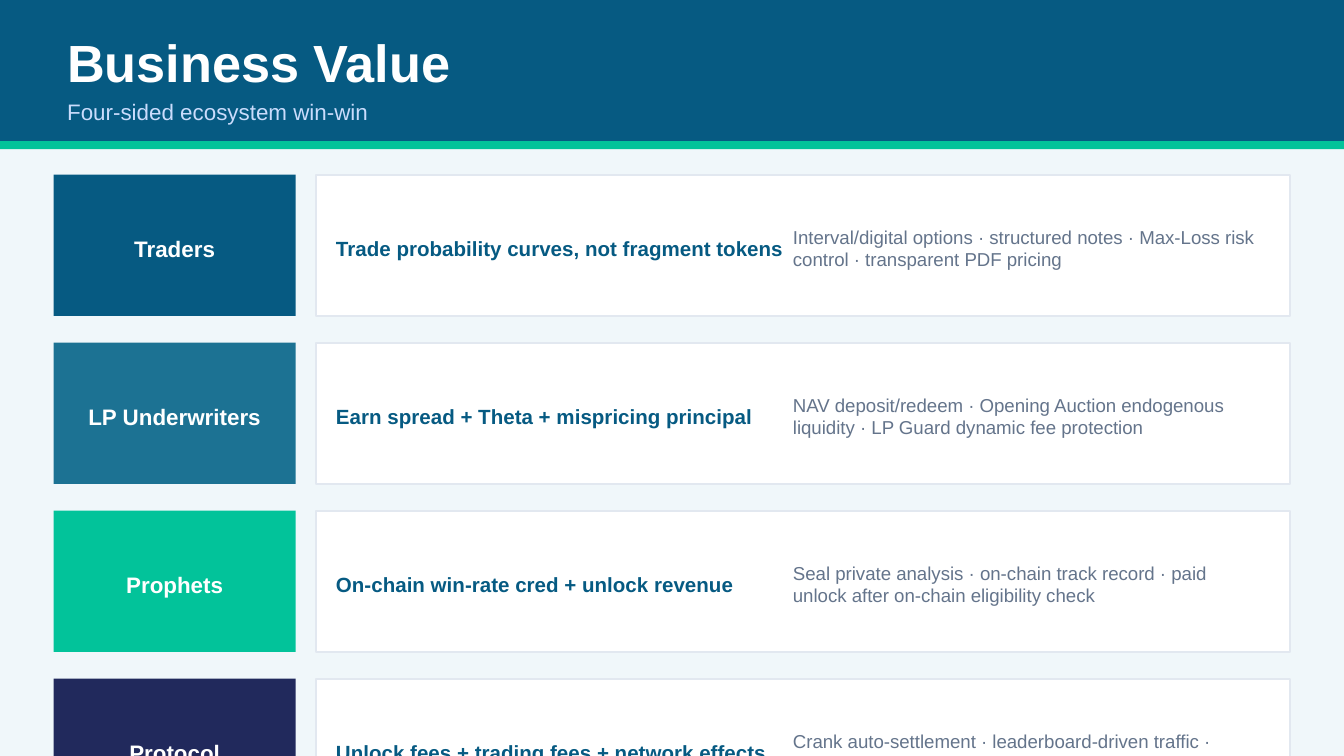
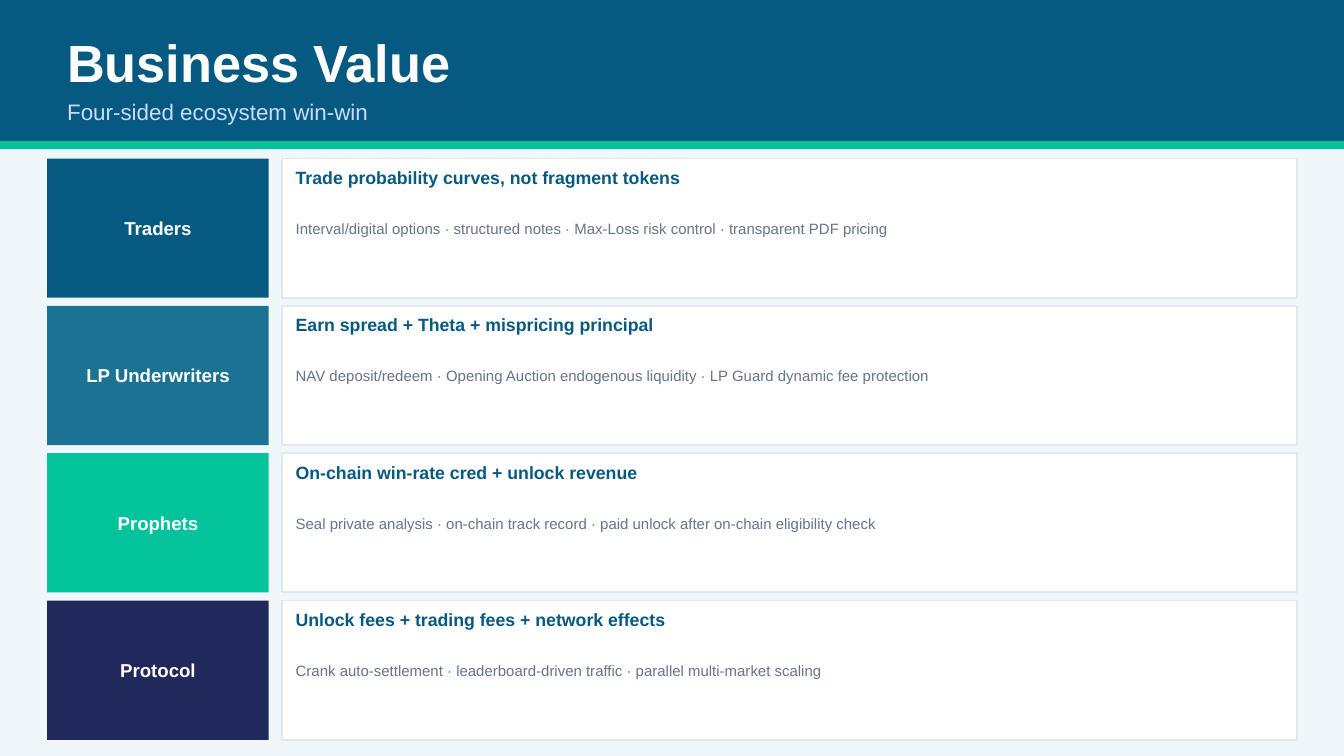
Before and after one commit to bamaao/x-market, a slide deck: slide 4 of docs/presentations/X-Market-Sui-Overview.en.pptx (slide 5 before the commit). Drawn at 1344x756 pixels with LibreOffice and Linux fonts; fonts in the diff are those of the drawing. Boxes give left, top, right and bottom in pixels: in the first picture for what was removed or moved away, otherwise in the second. Text is boxed around its words. In the diff, an @@ line names an element or a change of style, - is before the commit and + after.

```diff
--- a/docs/presentations/X-Market-Sui-Overview.en.pptx
+++ b/docs/presentations/X-Market-Sui-Overview.en.pptx
@@ text "Traders": place and size @@
-text "Traders" at (134, 240, 215, 258)
+text "Traders" at (124, 221, 191, 235)
@@ rectangle: place and size @@
-rectangle at (54, 175, 296, 316)
+rectangle at (47, 159, 269, 298)
@@ rectangle: place and size @@
-rectangle at (316, 175, 1290, 316)
+rectangle at (282, 159, 1297, 298)
@@ text "Trade probability curves, not fragment ...": place and size @@
-text "Trade probability curves, not fragment ..." at (336, 241, 782, 261)
+text "Trade probability curves, not fragment ..." at (296, 171, 680, 188)
@@ text "Interval/digital options · structured notes ...": place and size @@
-text "Interval/digital options · structured notes ..." at (793, 230, 1254, 270)
+text "Interval/digital options · structured notes ..." at (296, 223, 887, 237)
@@ text "LP Underwriters": place and size @@
-text "LP Underwriters" at (88, 408, 261, 426)
+text "LP Underwriters" at (86, 368, 230, 382)
@@ rectangle: place and size @@
-rectangle at (54, 343, 296, 484)
+rectangle at (47, 306, 269, 446)
@@ rectangle: place and size @@
-rectangle at (316, 343, 1290, 484)
+rectangle at (282, 306, 1297, 446)
@@ text "Earn spread + Theta + ...": place and size @@
-text "Earn spread + Theta + ..." at (336, 409, 752, 429)
+text "Earn spread + Theta + ..." at (296, 318, 654, 335)
@@ text "NAV deposit/redeem · Opening Auction ...": place and size @@
-text "NAV deposit/redeem · Opening Auction ..." at (793, 398, 1224, 438)
+text "NAV deposit/redeem · Opening Auction ..." at (296, 370, 929, 384)
@@ text "Prophets": place and size @@
-text "Prophets" at (126, 576, 223, 598)
+text "Prophets" at (118, 516, 199, 534)
@@ rectangle: place and size @@
-rectangle at (54, 511, 296, 652)
+rectangle at (47, 453, 269, 593)
@@ rectangle: place and size @@
-rectangle at (316, 511, 1290, 652)
+rectangle at (282, 453, 1297, 593)
@@ text "On-chain win-rate cred + unlock ...": place and size @@
-text "On-chain win-rate cred + unlock ..." at (336, 577, 733, 593)
+text "On-chain win-rate cred + unlock ..." at (296, 466, 637, 479)
@@ text "Seal private analysis · on-chain ...": place and size @@
-text "Seal private analysis · on-chain ..." at (793, 566, 1206, 606)
+text "Seal private analysis · on-chain ..." at (296, 518, 875, 532)
@@ size 12 to 10 pt in 4 elements at (124, 221, 191, 235), (86, 368, 230, 382), (118, 516, 199, 534), (120, 663, 195, 677) @@
@@ text "Protocol": place and size @@
-text "Protocol" at (54, 719, 296, 756)
+text "Protocol" at (120, 663, 195, 677)
@@ rectangle: place and size @@
-rectangle at (54, 679, 296, 756)
+rectangle at (47, 601, 269, 741)
@@ rectangle: place and size @@
-rectangle at (316, 679, 1290, 756)
+rectangle at (282, 601, 1297, 741)
@@ size 11 to 9.5 pt; vertical alignment middle to top in 4 elements at (296, 171, 680, 188), (296, 318, 654, 335), (296, 466, 637, 479), (296, 613, 665, 630) @@
@@ text "Unlock fees + trading fees ...": place and size @@
-text "Unlock fees + trading fees ..." at (336, 695, 793, 756)
+text "Unlock fees + trading fees ..." at (296, 613, 665, 630)
@@ size 10 to 8 pt; vertical alignment middle to top in 4 elements at (296, 223, 887, 237), (296, 370, 929, 384), (296, 518, 875, 532), (296, 665, 822, 679) @@
@@ text "Crank auto-settlement · leaderboard-driven traffic ...": place and size @@
-text "Crank auto-settlement · leaderboard-driven traffic ..." at (793, 734, 1199, 748)
+text "Crank auto-settlement · leaderboard-driven traffic ..." at (296, 665, 822, 679)
```
Also in this commit, not shown: 7 other slides changed, 2 slides removed, 2 other files.
